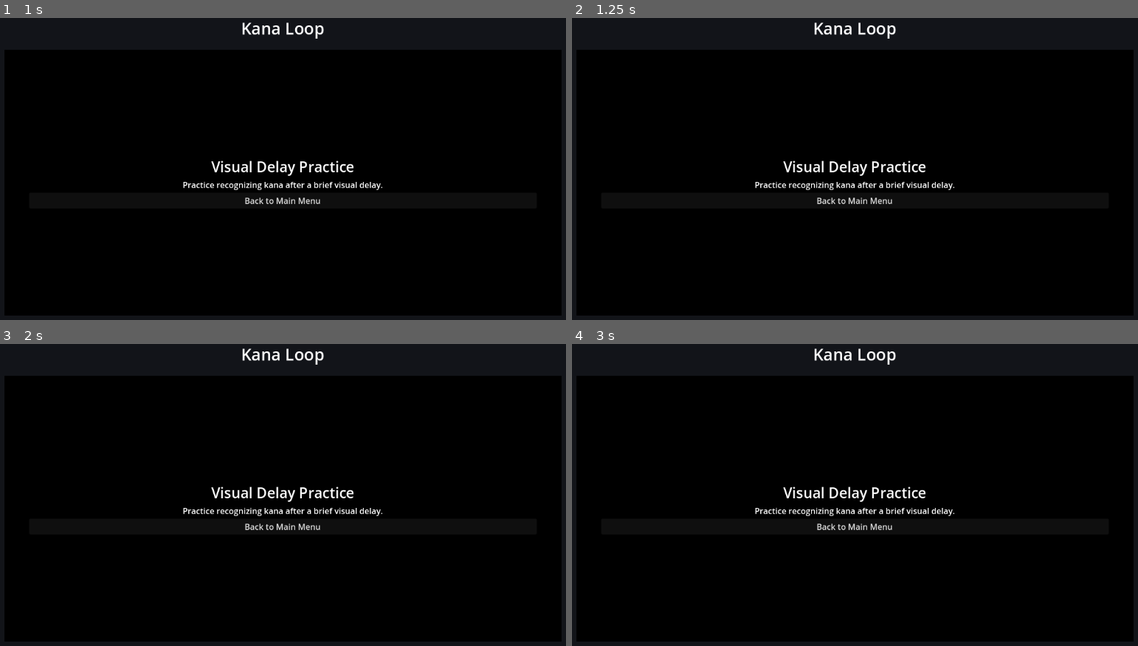
Above: before the commit, frames 1-4 (two rows, left to right).
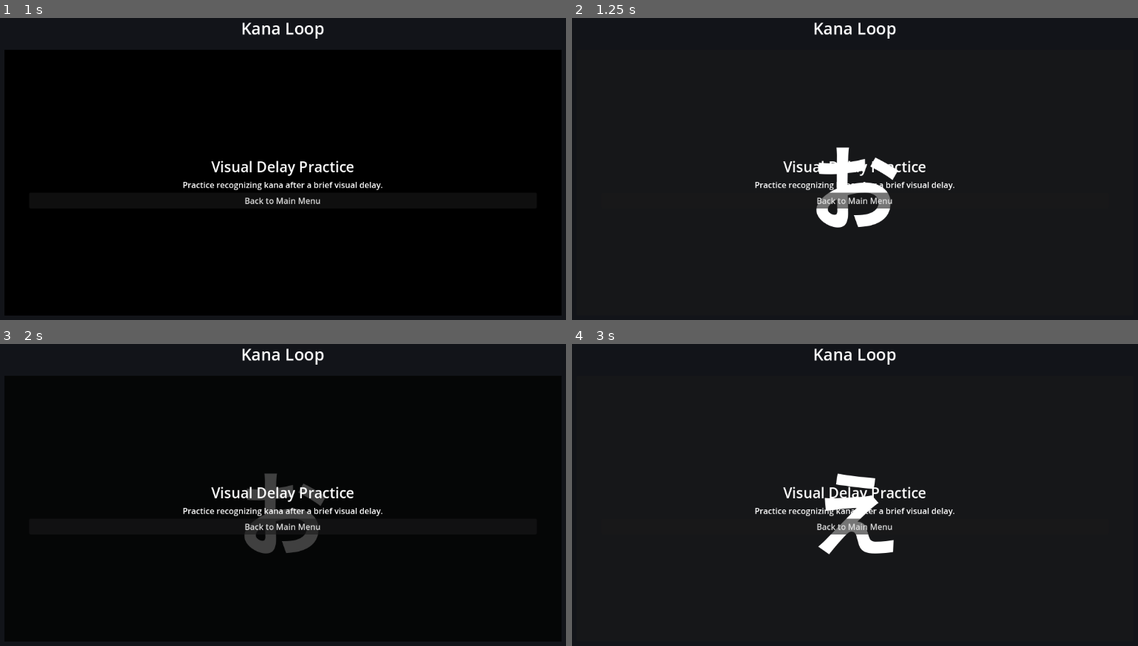
Above: after the commit, the same moments.

Repository: Salty-Scorpon/KanaLoop
Game: Godot game, scene res://KanaLoop.tscn
Two runs of this game, one before a commit and one after it. Both use one fixed random seed, a clock stepped at 60 frames per second and the inputs below.
Inputs (mouse positions are in pixels of both pictures, inside the frame that each line leads up to):
- Up to frame 1 (1 s): click "Practice: Visual Delay (視覚遅延)" at 0.5 s
- Up to frame 2 (1.25 s): no input
- Up to frame 3 (2 s): tap Enter at 1.25 s; move the mouse to (413, 476) at 1.27 s; click (413, 476) at 1.42 s; tap Space at 1.52 s
- Up to frame 4 (3 s): drag from (736, 510) to (826, 558) at 2.02 s; tap Space at 2.75 s; move the mouse to (911, 419) at 2.77 s; click (911, 419) at 2.92 s

Frame 1 is identical in both runs. In frame 2, 81% of the frame differs, in the area x 0-100%, y 10-99%; in frame 3, 1.5%; in frame 4, 81%.
Error before the commit: Parse Error: Class "KanaAudio" hides an autoload singleton. (res://KanaLoop/kana_audio.gd:2)
Error after the commit: Trying to return an array of type "Array" where expected return type is "Array[String]". (res://KanaLoop/kana_audio.gd:48)

Commit message:
Remove KanaAudio class_name conflict

Diff:
--- a/kana-loop/KanaLoop/kana_audio.gd
+++ b/kana-loop/KanaLoop/kana_audio.gd
@@ -1,5 +1,4 @@
 extends Node
-class_name KanaAudio
 
 static var _instance: KanaAudio
 
--- a/kana-loop/KanaLoop/random_chains.gd
+++ b/kana-loop/KanaLoop/random_chains.gd
@@ -50,7 +50,7 @@
 		toggle.add_theme_color_override("font_pressed_color", highlight_color)
 
 func _connect_kana_buttons() -> void:
-	for index in kana_buttons.size():
+	for index in range(kana_buttons.size()):
 		kana_buttons[index].pressed.connect(_on_kana_pressed.bind(index))
 
 func _on_length_toggled(pressed: bool, length: int) -> void:
@@ -63,11 +63,11 @@
 	current_chain.clear()
 	if selected_kana.is_empty():
 		return
-	for index in chain_length:
+	for index in range(chain_length):
 		var kana := selected_kana[rng.randi_range(0, selected_kana.size() - 1)]
 		current_chain.append(kana)
 
-	for index in kana_buttons.size():
+	for index in range(kana_buttons.size()):
 		var button := kana_buttons[index]
 		if index < current_chain.size():
 			button.text = current_chain[index]
